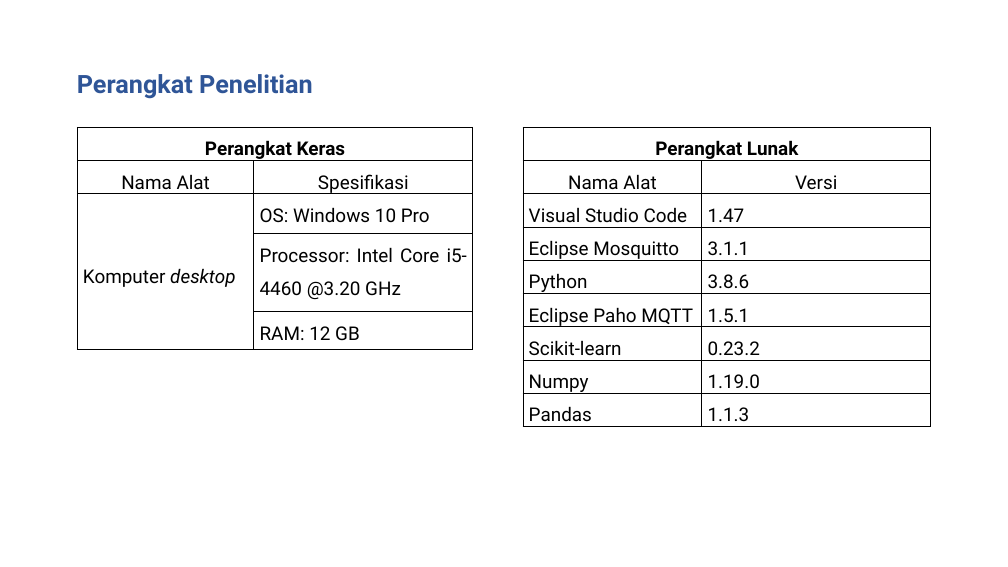
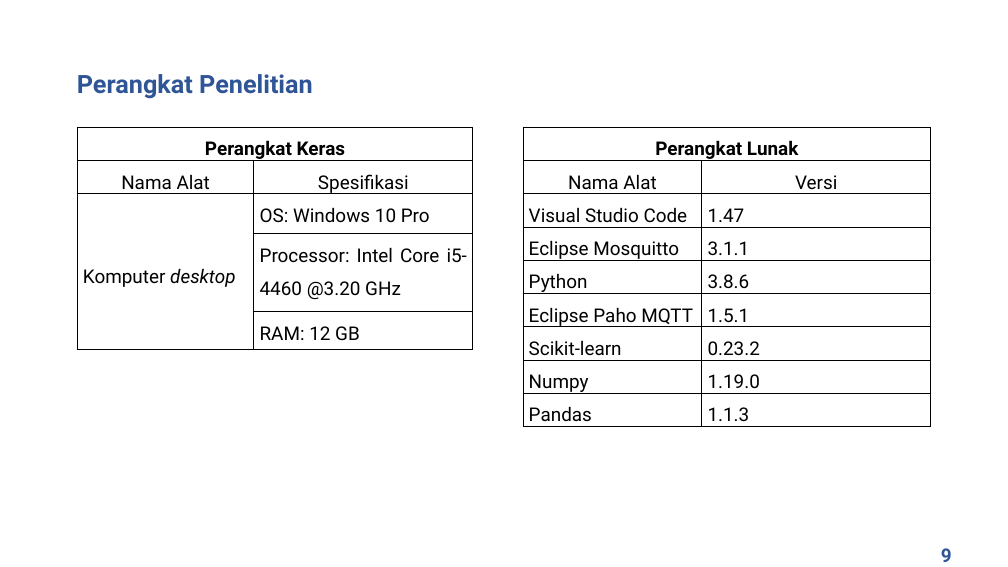
Before and after one commit to rezaandriady/TA_RezaAndriady, a slide deck: slide 10 of Presentasi/Draft Presentasi Reza Andriady - 44976.pptx (slide 14 before the commit). Drawn at 1008x567 pixels with LibreOffice and Linux fonts; fonts in the diff are those of the drawing; background and template pictures are left out. Boxes give left, top, right and bottom in pixels: in the first picture for what was removed or moved away, otherwise in the second. Text is boxed around its words. In the diff, an @@ line names an element or a change of style, - is before the commit and + after.

```diff
--- a/Presentasi/Draft Presentasi Reza Andriady - 44976.pptx
+++ b/Presentasi/Draft Presentasi Reza Andriady - 44976.pptx
@@ text added at bbox=[941, 548, 952, 562], 18 pt, text #2F5597, bold @@
+9
```
Also in this commit, not shown: 19 other slides changed, 9 slides added, 5 slides removed.
